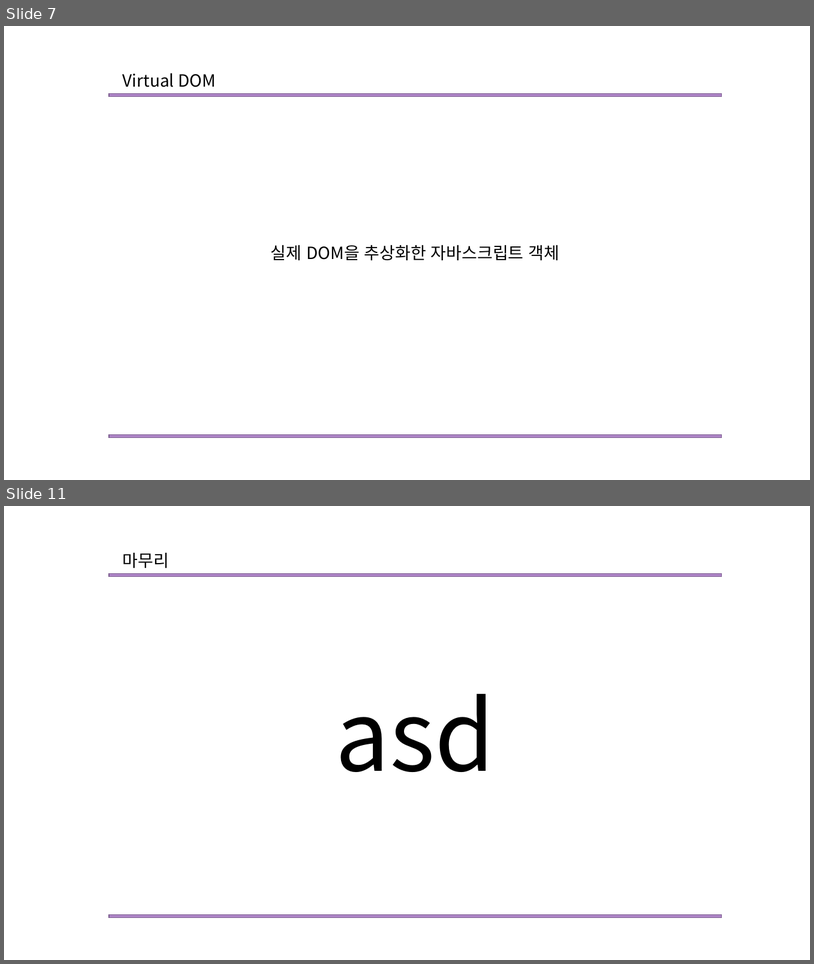
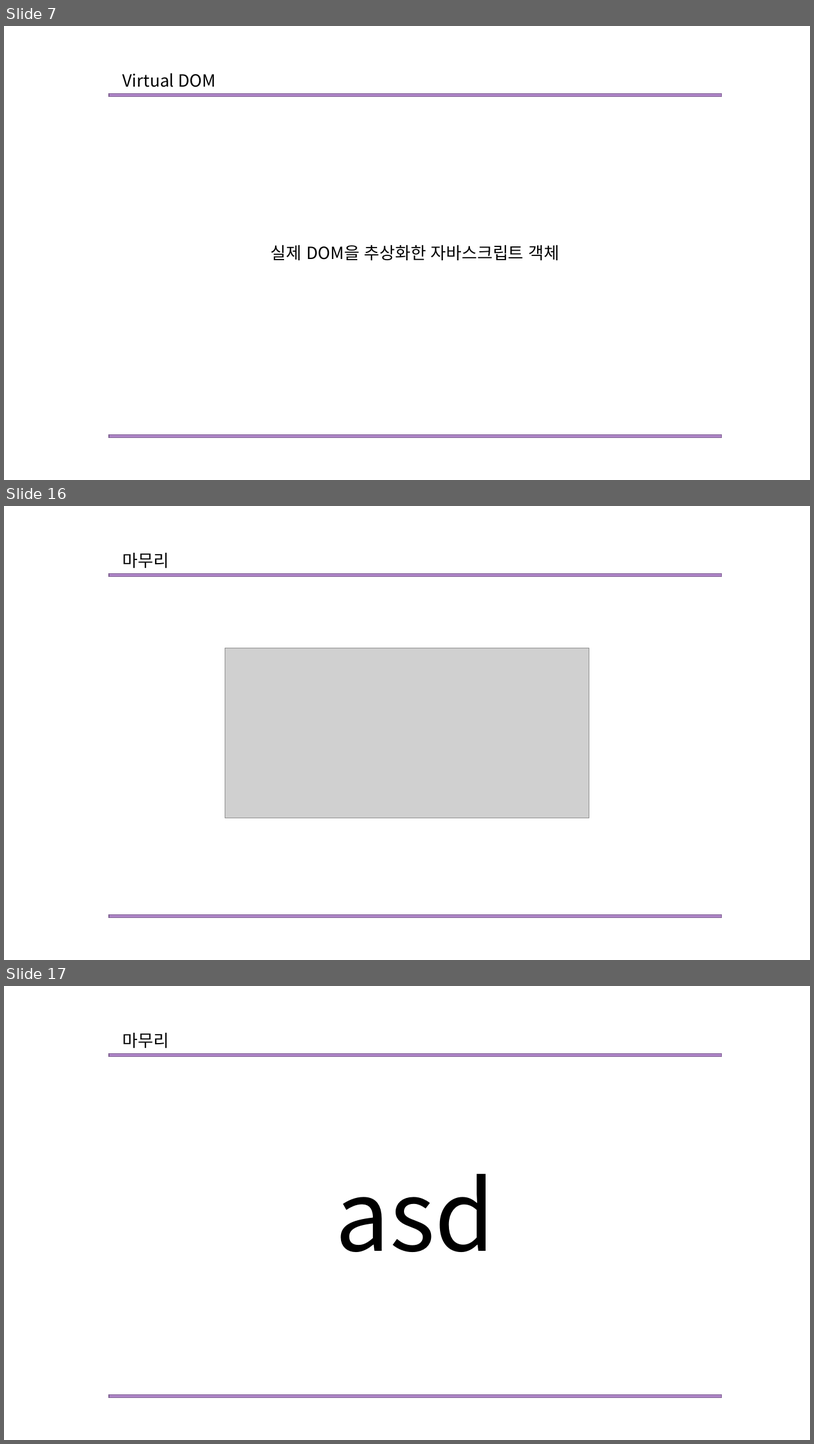
Before and after one commit to Mikusnuz/MyPractice, a slide deck: Study/6. React.pptx. Shown one above the other, each under a label of ours: slides 7 and 11 before the commit, slides 7, 16 and 17 after it; the slides between them are not shown. The pictures are 814x964 and 814x1444 pixels, drawn with LibreOffice and Linux fonts; fonts in the diff are those of the drawing; grey boxes stand for pictures. Boxes give left, top, right and bottom in pixels: in the first picture for what was removed or moved away, otherwise in the second. Text is boxed around its words. In the diff, an @@ line names an element or a change of style, - is before the commit and + after.

```diff
--- a/Study/6. React.pptx
+++ b/Study/6. React.pptx
@@ slide 16 added at bbox=[4, 506, 810, 960], background #FFFFFF @@
@@ text added at bbox=[123, 552, 169, 568], 20 pt, text #000000 @@
+마무리
@@ rectangle added at bbox=[108, 574, 722, 577], fill #AD84C6, outline #806292 1 pt @@
@@ picture added at bbox=[225, 648, 590, 817] @@
@@ rectangle added at bbox=[108, 915, 722, 918], fill #AD84C6, outline #806292 1 pt @@
@@ what was slide 11 is now slide 17 @@
```
Also in this commit, not shown: 4 slides changed, 6 other slides added, 1 slide removed, 5 other files.
